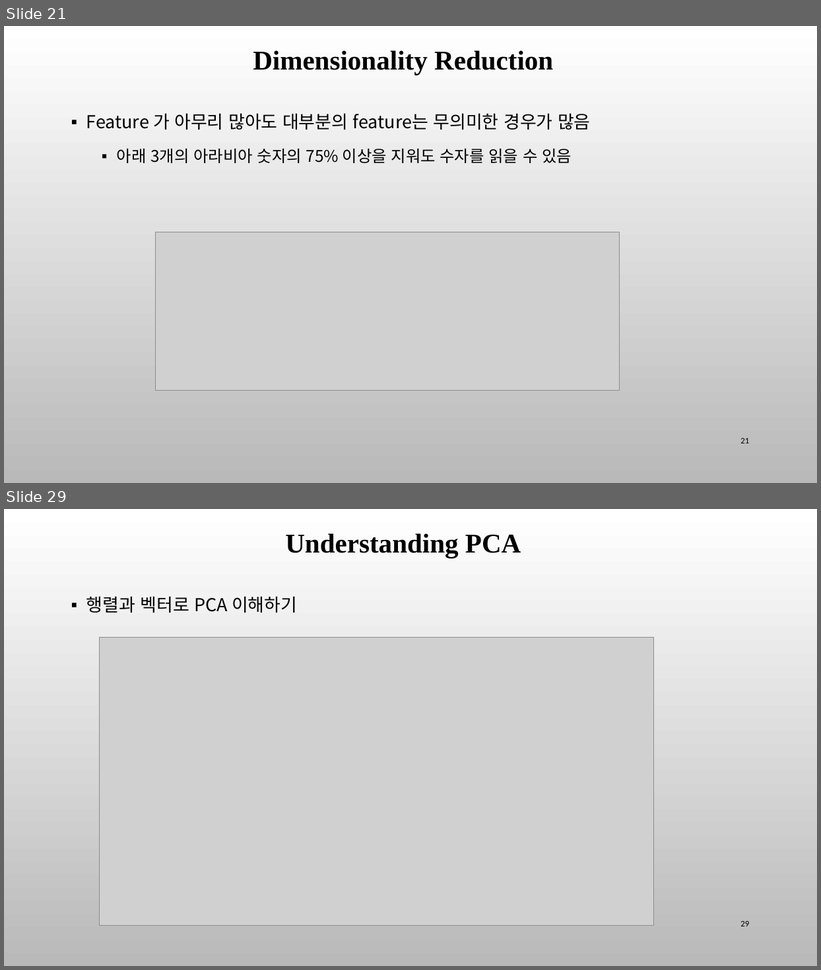
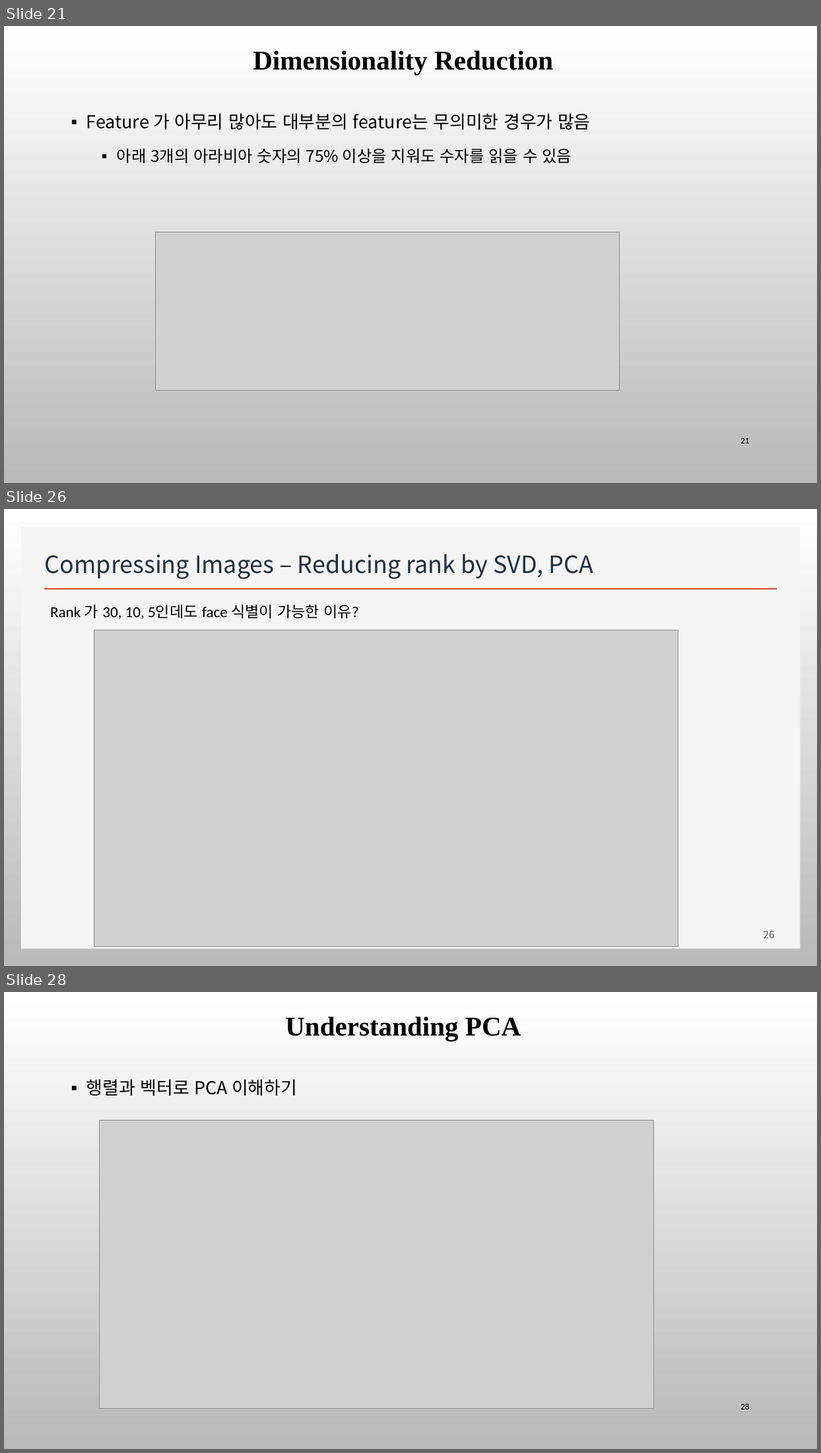
Before and after one commit to ancestor9/mathematics-for-machine-learning, a slide deck: Linear_Algebra/w5_PCA_linear_transformation.pptx. Shown one above the other, each under a label of ours: slides 21 and 29 before the commit, slides 21, 26 and 28 after it; the slides between them are not shown. The pictures are 821x970 and 821x1453 pixels, drawn with LibreOffice and Linux fonts; fonts in the diff are those of the drawing; grey boxes stand for pictures; background and template pictures are left out. Boxes give left, top, right and bottom in pixels: in the first picture for what was removed or moved away, otherwise in the second. Text is boxed around its words. In the diff, an @@ line names an element or a change of style, - is before the commit and + after.

```diff
--- a/Linear_Algebra/w5_PCA_linear_transformation.pptx
+++ b/Linear_Algebra/w5_PCA_linear_transformation.pptx
@@ slide 26 added at bbox=[4, 509, 817, 966], background picture (left out) @@
@@ rectangle added at bbox=[21, 527, 801, 949], fill #F5F5F5 @@
@@ title added at bbox=[45, 554, 593, 579], 28 pt, text #1F2E41 @@
+Compressing Images – Reducing rank by SVD, PCA
@@ line added from (44, 589) to (777, 589), #D24726 2 pt @@
@@ text added at bbox=[50, 605, 359, 619], 18 pt, text #000000 @@
+Rank 가 30, 10, 5인데도 face 식별이 가능한 이유?
@@ picture added at bbox=[94, 630, 679, 947] @@
@@ page number added at bbox=[764, 931, 775, 939], 12 pt, text #595959 @@
+26
@@ what was slide 29 is now slide 28 @@
@@ page number at bbox=[741, 1404, 749, 1410]: text changed @@
-29
+28
```
Also in this commit, not shown: 6 other slides added, 1 other file.
